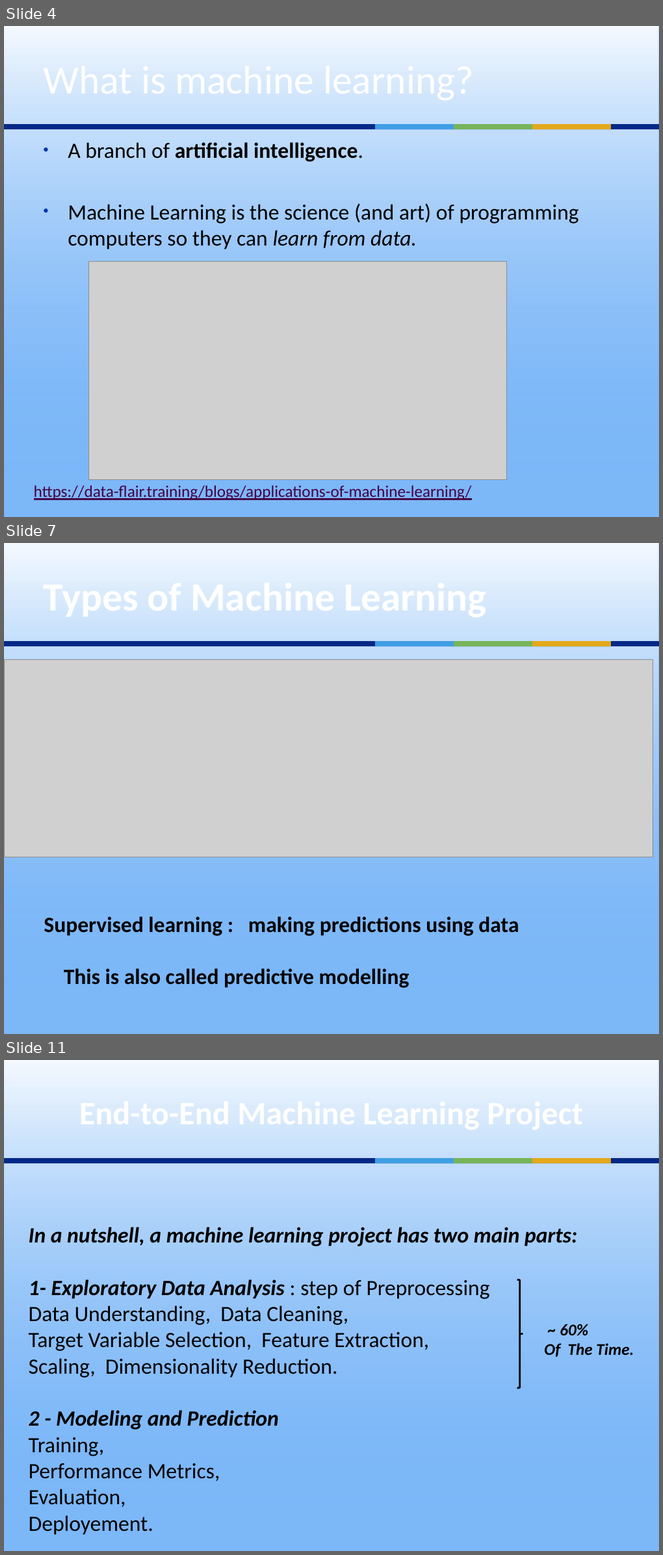
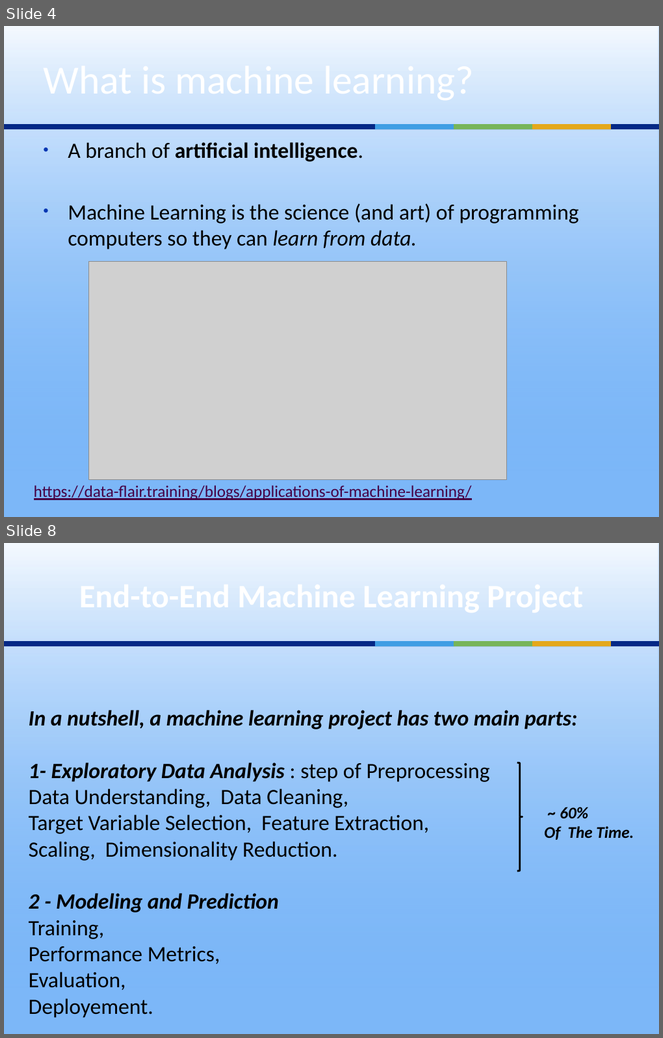
Before and after one commit to ouzarf/seminars, a slide deck: uminho19-ML.pptx. Shown one above the other, each under a label of ours: slides 4, 7 and 11 before the commit, slides 4 and 8 after it; the slides between them are not shown. The pictures are 663x1555 and 663x1038 pixels, drawn with LibreOffice and Linux fonts; fonts in the diff are those of the drawing; grey boxes stand for pictures. Boxes give left, top, right and bottom in pixels: in the first picture for what was removed or moved away, otherwise in the second. Text is boxed around its words. In the diff, an @@ line names an element or a change of style, - is before the commit and + after.

```diff
--- a/uminho19-ML.pptx
+++ b/uminho19-ML.pptx
@@ slide 7 removed at bbox=[4, 543, 659, 1034], background #7CB7F8; not listed: 5 template elements that a slide beside it also shows @@
@@ picture removed at bbox=[4, 659, 653, 857] @@
@@ text removed at bbox=[44, 917, 519, 988] @@
-Supervised learning : making predictions using data
-This is also called predictive modelling
@@ what was slide 11 is now slide 8 @@
```
Also in this commit, not shown: 12 slides changed, 1 slide added, 3 other slides removed, 5 other files.
